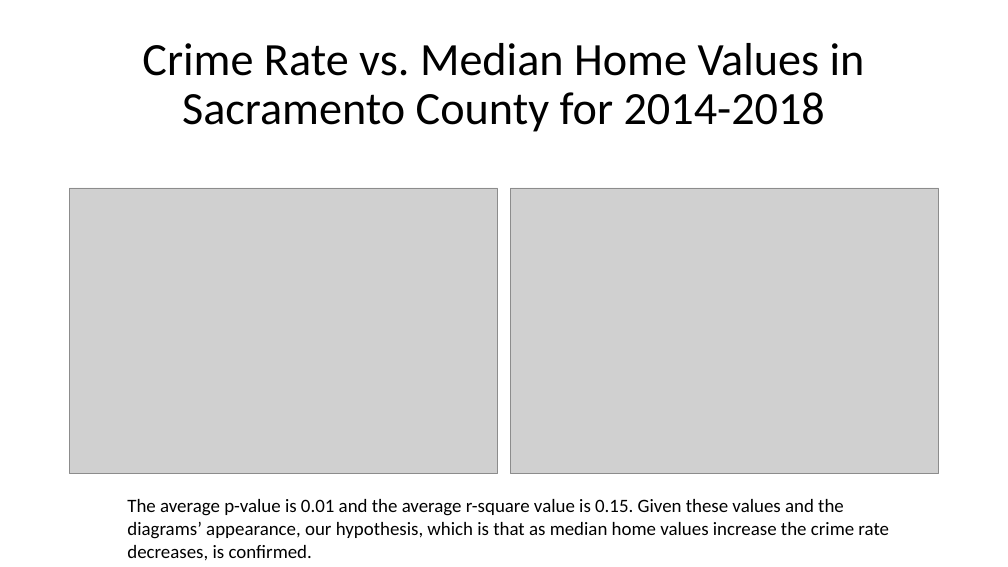
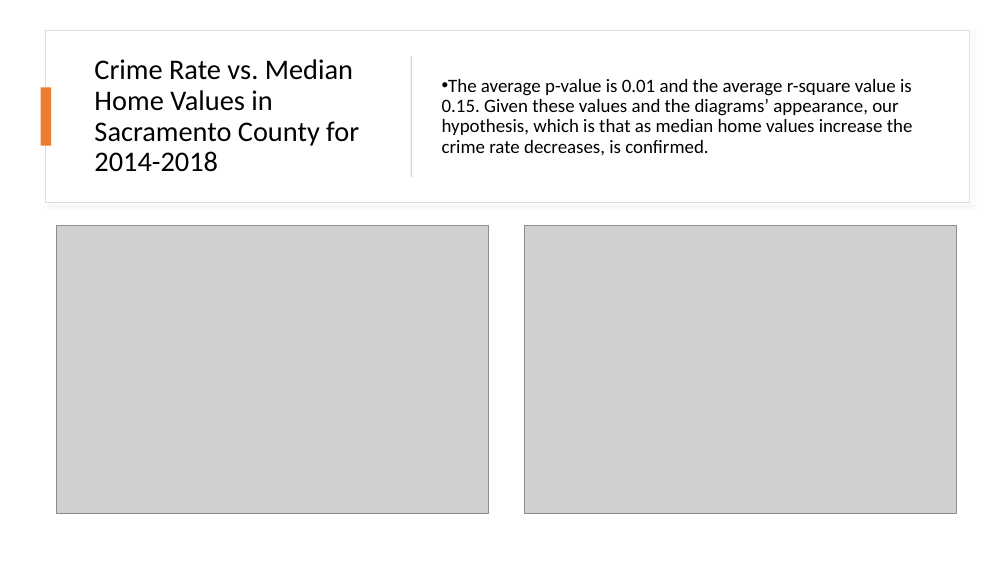
Before and after one commit to sean-galloway/Crime_and_Poverty, a slide deck: slide 15 of Project_1_Presentation.pptx. Drawn at 1008x567 pixels with LibreOffice and Linux fonts; fonts in the diff are those of the drawing; grey boxes stand for pictures. Boxes give left, top, right and bottom in pixels: in the first picture for what was removed or moved away, otherwise in the second. Text is boxed around its words. In the diff, an @@ line names an element or a change of style, - is before the commit and + after.

```diff
--- a/Project_1_Presentation.pptx
+++ b/Project_1_Presentation.pptx
@@ rectangle added at bbox=[46, 30, 969, 203], fill #FFFFFF, outline #DEDEDE 1 pt @@
@@ title "Crime Rate vs. Median Home ...": place and size @@
-title "Crime Rate vs. Median Home ..." at bbox=[142, 43, 865, 132]
+title "Crime Rate vs. Median Home ..." at bbox=[94, 59, 359, 172]
@@ title "Crime Rate vs. Median Home ..." at bbox=[94, 59, 359, 172]: size 44 to 27 pt; alignment centre to left @@
@@ rectangle added at bbox=[411, 56, 412, 177], fill #D5D5D5 @@
@@ text "The average p-value is 0.01 ...": place and size @@
-text "The average p-value is 0.01 ..." at bbox=[127, 499, 889, 561]
+text "The average p-value is 0.01 ..." at bbox=[442, 79, 913, 155]
@@ text "The average p-value is 0.01 ..." at bbox=[442, 79, 913, 155]: bullet none to •; line spacing 1 to 0.9; more space between paragraphs; vertical alignment top to middle @@
@@ rectangle added at bbox=[41, 88, 51, 146], fill #ED7D31 @@
@@ picture: place and size @@
-picture at bbox=[510, 188, 939, 474]
+picture at bbox=[57, 225, 488, 513]
@@ picture: place and size @@
-picture at bbox=[70, 188, 498, 474]
+picture at bbox=[525, 225, 957, 513]
```
Also in this commit, not shown: 10 other slides changed, 2 slides added, 2 slides removed, 1 other file.
